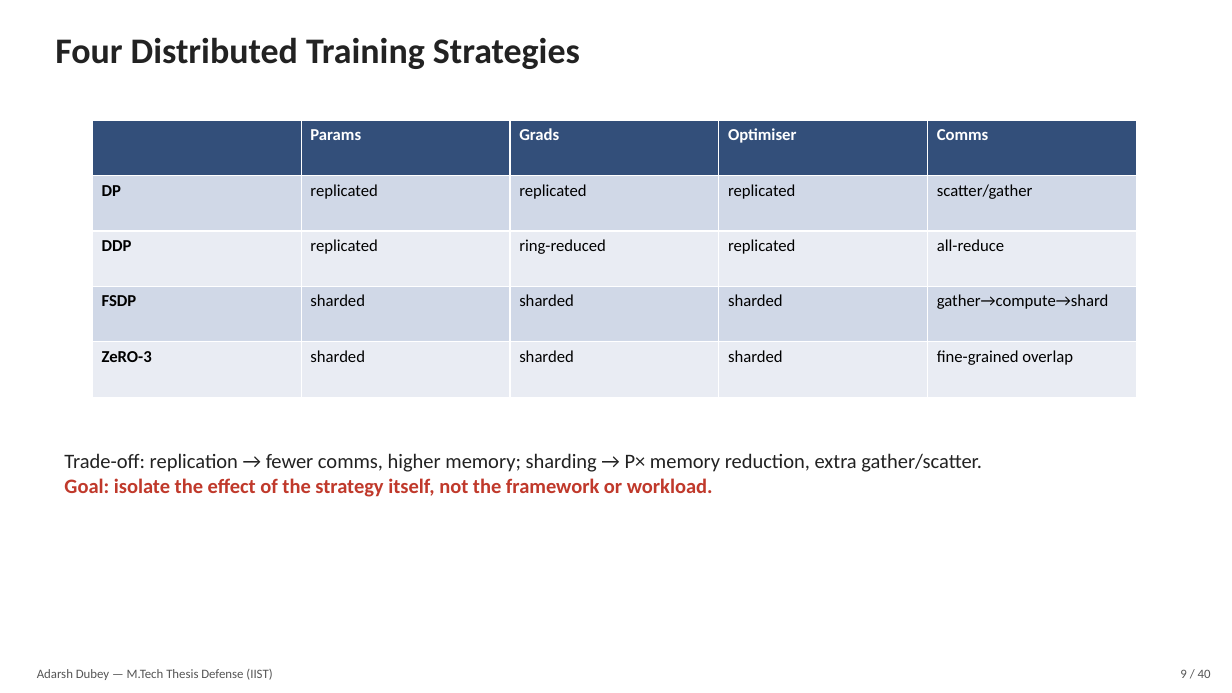
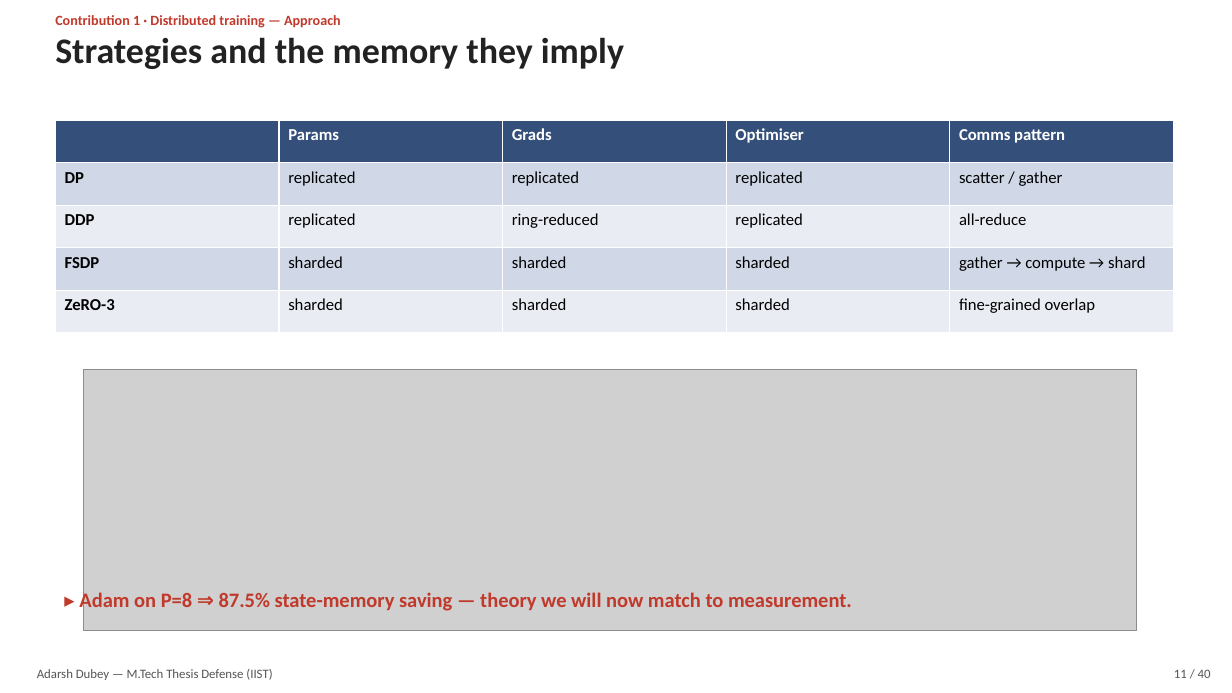
Before and after one commit to adubey-ai/mtech-thesis, a slide deck: slide 11 of thesis_defense.pptx (slide 9 before the commit). Drawn at 1232x693 pixels with LibreOffice and Linux fonts; fonts in the diff are those of the drawing; grey boxes stand for pictures. Boxes give left, top, right and bottom in pixels: in the first picture for what was removed or moved away, otherwise in the second. Text is boxed around its words. In the diff, an @@ line names an element or a change of style, - is before the commit and + after.

```diff
--- a/thesis_defense.pptx
+++ b/thesis_defense.pptx
@@ text at bbox=[55, 15, 341, 28]: text changed; size 28 to 11 pt; text colour #222222 to #C0392B @@
-Four Distributed Training Strategies
+Contribution 1 · Distributed training — Approach
@@ text added at bbox=[55, 37, 624, 69], 28 pt, text #222222, bold @@
+Strategies and the memory they imply
@@ table at bbox=[55, 120, 1174, 333] @@
-row 1, column 5: Comms
+row 1, column 5: Comms pattern
-row 2, column 5: scatter/gather
+row 2, column 5: scatter / gather
-row 4, column 5: gather→compute→shard
+row 4, column 5: gather → compute → shard
@@ table: place and size @@
-table at bbox=[92, 120, 1137, 397]
+table at bbox=[55, 120, 1174, 333]
@@ picture added at bbox=[83, 370, 1137, 630] @@
@@ text removed at bbox=[64, 453, 982, 497] @@
-Trade-off: replication → fewer comms, higher memory; sharding → P× memory reduction, extra gather/scatter.
-Goal: isolate the effect of the strategy itself, not the framework or workload.
@@ text added at bbox=[79, 590, 852, 613], 16 pt, text #C0392B, bold @@
+▸ Adam on P=8 ⇒ 87.5% state-memory saving — theory we will now match to measurement.
@@ text at bbox=[1174, 669, 1211, 678]: text changed @@
-9 / 40
+11 / 40
```
Also in this commit, not shown: 30 other slides changed, 9 slides added, 9 slides removed, 1 other file.
